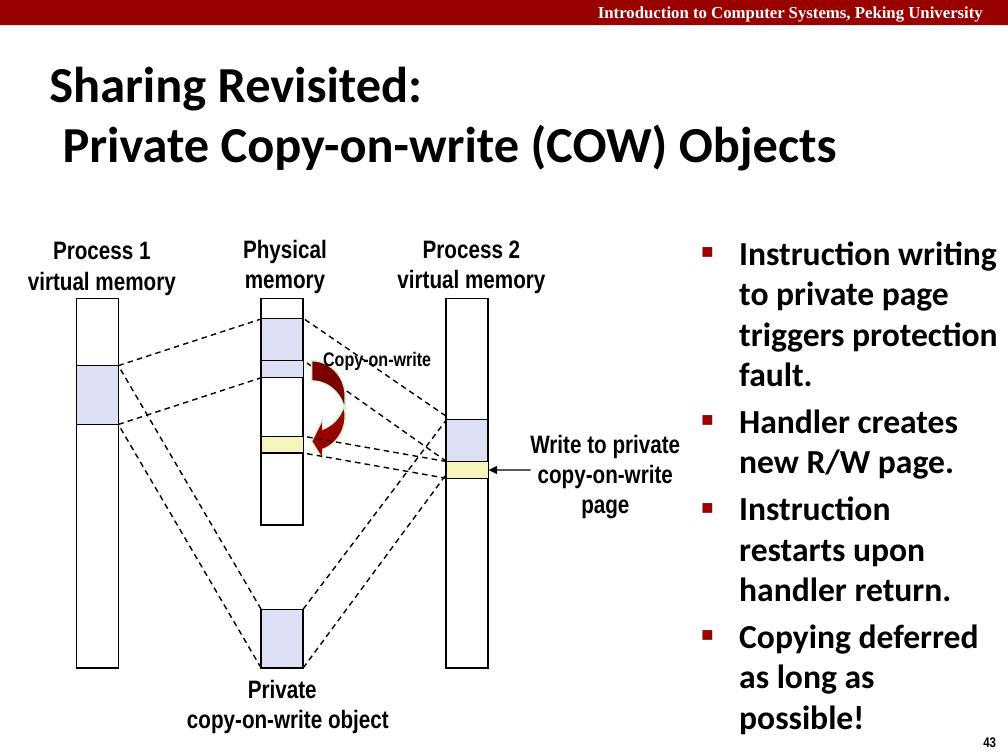
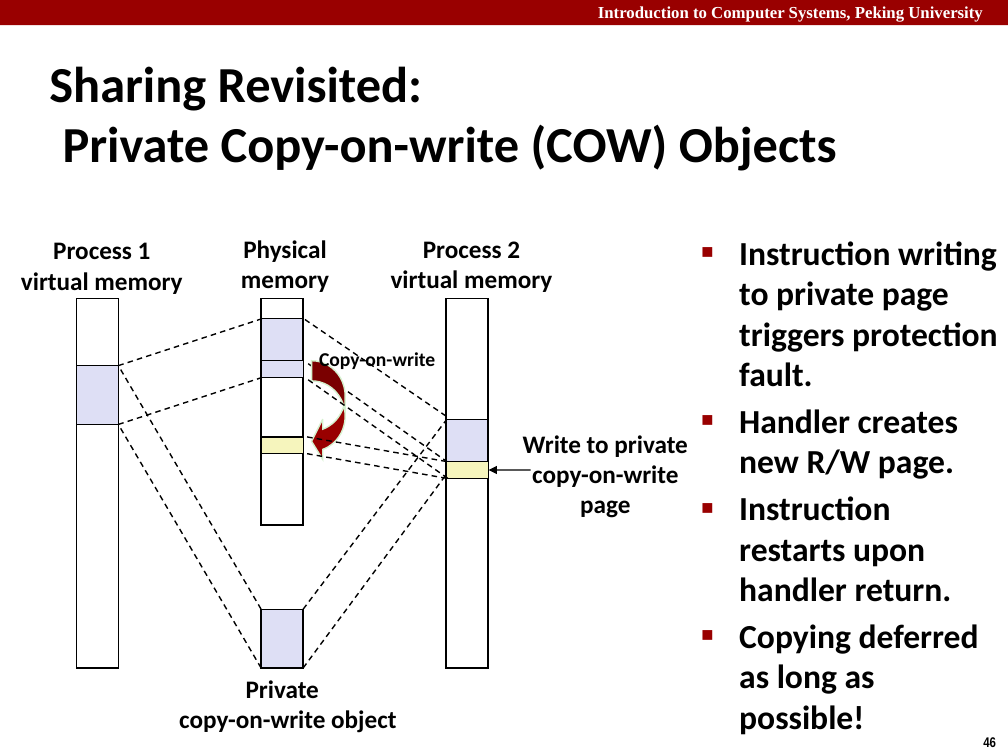
Before and after one commit to caodg/ics, a slide deck: slide 46 of slides/B06-VM2.pptx (slide 43 before the commit). Drawn at 1008x756 pixels with LibreOffice and Linux fonts; fonts in the diff are those of the drawing. Boxes give left, top, right and bottom in pixels: in the first picture for what was removed or moved away, otherwise in the second. Text is boxed around its words. In the diff, an @@ line names an element or a change of style, - is before the commit and + after.

```diff
--- a/slides/B06-VM2.pptx
+++ b/slides/B06-VM2.pptx
@@ text "Process 1": place and size @@
-text "Process 1" at bbox=[28, 241, 175, 296]
+text "Process 1" at bbox=[21, 242, 182, 294]
@@ line added from (448, 479) to (305, 378), #000000 1 pt dashed @@
@@ font Arial Narrow to Calibri in 6 elements at bbox=[241, 240, 329, 292], bbox=[179, 680, 396, 733], bbox=[319, 350, 435, 372], bbox=[21, 242, 182, 294], bbox=[391, 241, 552, 292], bbox=[523, 435, 687, 518] @@
@@ text "Write to private": place and size @@
-text "Write to private" at bbox=[530, 434, 681, 519]
+text "Write to private" at bbox=[523, 435, 687, 518]
@@ text "Private": place and size @@
-text "Private" at bbox=[187, 679, 389, 734]
+text "Private" at bbox=[179, 680, 396, 733]
```
Also in this commit, not shown: 10 other slides changed, 5 slides added, 2 slides removed, 3 other files.
